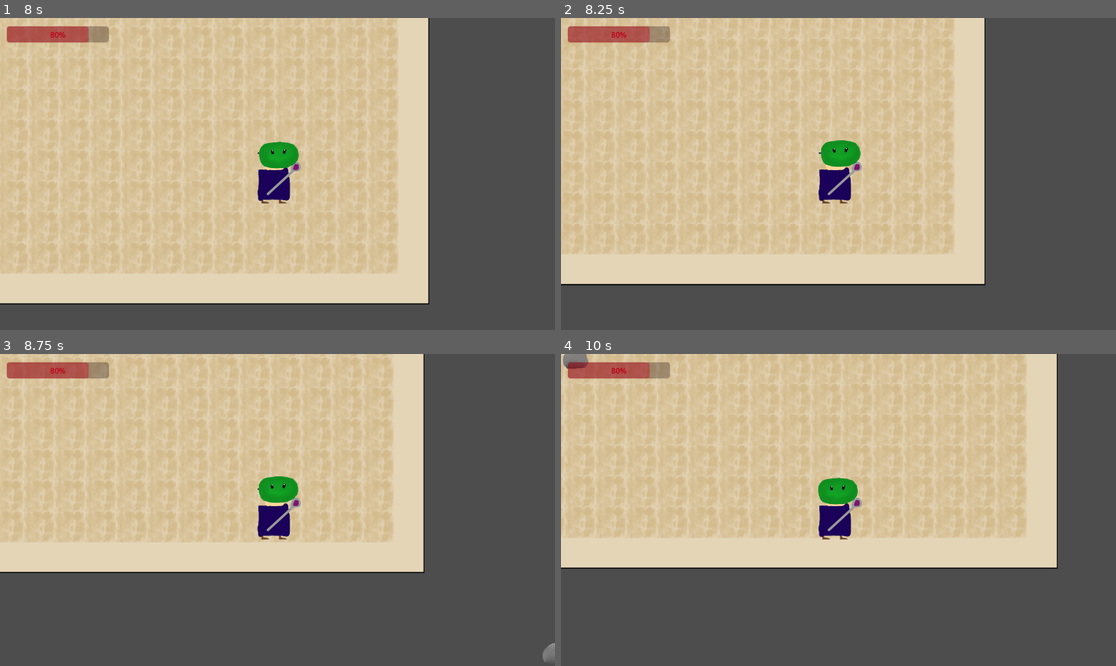
Above: before the commit, frames 1-4 (two rows, left to right).
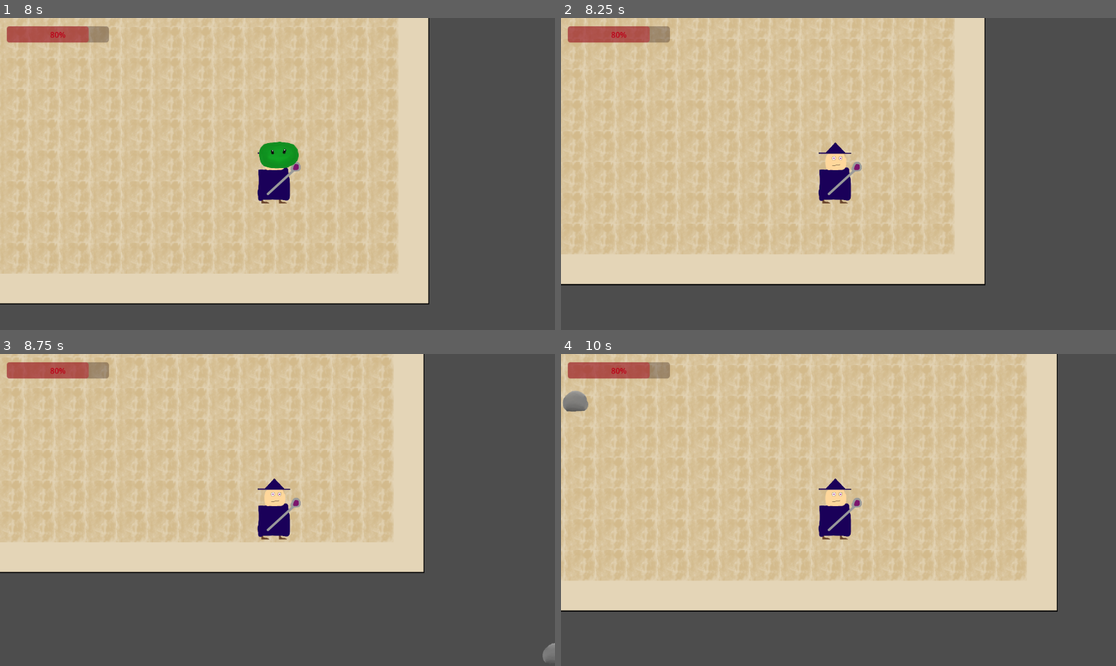
Above: after the commit, the same moments.

Repository: nuaht1/Eksamens-Projekt
Game: Godot game, scene res://node_2d.tscn
Two runs of this game, one before a commit and one after it. Both use one fixed random seed, a clock stepped at 60 frames per second and the inputs below.
Inputs (mouse positions are in pixels of both pictures, inside the frame that each line leads up to):
- Up to frame 1 (8 s): move the mouse to (399, 158) at 0.52 s; hold Right (ui_right) 0.53-1.28 s; click (399, 158) at 0.67 s; move the mouse to (166, 189) at 1.27 s; hold Down (ui_down) 1.28-2.03 s; click (166, 189) at 1.42 s; move the mouse to (333, 105) at 2.02 s; hold Right (ui_right) 2.03-2.78 s; click (333, 105) at 2.17 s; move the mouse to (249, 236) at 2.77 s; hold Up (ui_up) 2.78-3.53 s; click (249, 236) at 2.92 s; move the mouse to (444, 220) at 3.52 s; hold Left (ui_left) 3.53-5.03 s; click (444, 220) at 3.67 s; move the mouse to (111, 127) at 4.27 s; click (111, 127) at 4.42 s; tap Enter at 5 s; move the mouse to (305, 174) at 5.02 s; hold Down (ui_down) 5.03-5.78 s; click (305, 174) at 5.17 s; move the mouse to (194, 96) at 5.77 s; hold Right (ui_right) 5.78-6.53 s; click (194, 96) at 5.92 s; move the mouse to (399, 158) at 6.52 s; hold Up (ui_up) 6.53-7.28 s; click (399, 158) at 6.67 s; tap Space at 7.25 s; move the mouse to (166, 189) at 7.27 s; hold Right (ui_right) from 7.28 s (still down); click (166, 189) at 7.42 s
- Up to frame 2 (8.25 s): move the mouse to (894, 105) at 8.02 s; release Right (ui_right) at 8.03 s; hold Down (ui_down) from 8.03 s (still down); click (894, 105) at 8.17 s
- Up to frame 3 (8.75 s): keep holding Down (ui_down)
- Up to frame 4 (10 s): move the mouse to (810, 572) at 8.77 s; release Down (ui_down) at 8.78 s; hold Left (ui_left) 8.78-9.53 s; click (810, 572) at 8.92 s; move the mouse to (1005, 556) at 9.52 s; hold Up (ui_up) from 9.53 s (still down); click (1005, 556) at 9.67 s

Frame 1 is identical in both runs. In frame 2, 0.5% of the frame differs, in the area x 46-55%, y 39-48%; in frame 3, 0.5%; in frame 4, 22%, in the area x 0-90%, y 0-83%.

Commit message:
Water spell

Diff:
--- a/eksamens-projekt/acid_slime.gd
+++ b/eksamens-projekt/acid_slime.gd
@@ -1,11 +1,21 @@
 extends CharacterBody2D
 
 @export var speed: float = 100.0
+@export var max_health: int = 100
 
 @onready var agent: NavigationAgent2D = $NavigationAgent2D
 @onready var player: Node2D = get_tree().get_first_node_in_group("player")
 
+var current_health: int
+var can_attack: bool = true
+@export var attack_cooldown: float = 1.0  # seconds
+
 func _ready() -> void:
+	# Initialize health and enemy group
+	current_health = max_health
+	add_to_group("enemy")
+
+	# First path target
 	if player:
 		agent.target_position = player.global_position
 
@@ -13,25 +23,30 @@
 	if not player:
 		return
 
-	# Continuously update target to follow player
+	# Continuously chase the player
 	agent.target_position = player.global_position
-
-	# Get the next path point
-	var direction = agent.get_next_path_position() - global_position
-
-	if direction.length() > 1.0:
-		velocity = direction.normalized() * speed
+	var dir = agent.get_next_path_position() - global_position
+	if dir.length() > 1.0:
+		velocity = dir.normalized() * speed
 		move_and_slide()
 	else:
 		velocity = Vector2.ZERO
 
-
-var can_attack = true
-@export var attack_cooldown := 1.0  # seconds
-
 func _on_area_2d_body_entered(body: Node) -> void:
+	# Enemy melee damage with cooldown
 	if body.is_in_group("player") and can_attack:
 		can_attack = false
 		body.take_damage(20)
 		await get_tree().create_timer(attack_cooldown).timeout
 		can_attack = true
+
+func take_damage(amount: int) -> void:
+	# Called by WaterSpell or other attacks
+	current_health -= amount
+	print("Slime took %d damage, health now %d" % [amount, current_health])
+	if current_health <= 0:
+		die()
+
+func die() -> void:
+	# You could spawn particles or play a sound here
+	queue_free()
--- a/eksamens-projekt/acid_slime.tscn
+++ b/eksamens-projekt/acid_slime.tscn
@@ -9,7 +9,7 @@
 [sub_resource type="RectangleShape2D" id="RectangleShape2D_aq6m0"]
 size = Vector2(77, 50)
 
-[node name="Acid_Slime" type="CharacterBody2D"]
+[node name="Acid_Slime" type="CharacterBody2D" groups=["enemy"]]
 position = Vector2(316, 156)
 script = ExtResource("1_aq6m0")
 
--- a/eksamens-projekt/player.gd
+++ b/eksamens-projekt/player.gd
@@ -1,19 +1,28 @@
+# player.gd
 extends CharacterBody2D
 
+# ——————————————————————————————————————————————————————————————
+# UI & Health
 @onready var health_bar = get_node("/root/Node2D/UI/HealthBar")
+@export var max_health: int = 100
+var current_health: int
 
+# ——————————————————————————————————————————————————————————————
+# Movement
 @export var move_speed: float = 200.0
-@export var max_health: int = 100
 
-var current_health: int
+# ——————————————————————————————————————————————————————————————
+# WaterSpell
+# Preload your projectile scene (rename your .tscn to WaterSpell.tscn)
+var WaterSpellScene: PackedScene = preload("res://water_spell.tscn")
 
 func _ready() -> void:
 	current_health = max_health
 	update_health_bar()
 
 func _physics_process(_delta: float) -> void:
+	# PLAYER MOVEMENT
 	var direction = Vector2.ZERO
-
 	if Input.is_action_pressed("ui_right"):
 		direction.x += 1
 	if Input.is_action_pressed("ui_left"):
@@ -22,21 +31,33 @@
 		direction.y += 1
 	if Input.is_action_pressed("ui_up"):
 		direction.y -= 1
-
 	direction = direction.normalized()
 	velocity = direction * move_speed
 	move_and_slide()
 
+func _input(event: InputEvent) -> void:
+	# WATER SPELL ON LEFT CLICK
+	if event is InputEventMouseButton:
+		if event.button_index == MOUSE_BUTTON_LEFT and event.pressed:
+			var spell = WaterSpellScene.instantiate()
+			# Add it into the same parent as the player (world)
+			get_parent().add_child(spell)
+			# Spawn at the player's position
+			spell.global_position = global_position
+			# Aim toward the mouse
+			var to_mouse = (get_global_mouse_position() - global_position).normalized()
+			spell.direction = to_mouse
+
+# ——————————————————————————————————————————————————————————————
+# DAMAGE & DEATH
+
 func take_damage(amount: int) -> void:
 	current_health -= amount
-	print("Player took", amount, "damage. Health now:", current_health)
-
 	if current_health < 0:
 		current_health = 0
-
+	print("Player took", amount, "damage — now at", current_health)
 	update_health_bar()
-
-	if current_health <= 0:
+	if current_health == 0:
 		die()
 
 func die() -> void:
@@ -45,4 +66,5 @@
 
 func update_health_bar() -> void:
 	if health_bar:
+		health_bar.max_value = max_health
 		health_bar.value = current_health
--- /dev/null
+++ b/eksamens-projekt/water_spell.gd
@@ -0,0 +1,34 @@
+extends Area2D
+
+@export var speed: float = 500.0
+var direction: Vector2 = Vector2.ZERO
+
+func _ready() -> void:
+	# Ensure this Area2D actually monitors bodies
+	monitoring = true
+
+	# Prepare a Callable to our handler
+	var cb = Callable(self, "_on_body_entered")
+	# Only connect once
+	if not is_connected("body_entered", cb):
+		connect("body_entered", cb)
+
+	# Debug print so we know it loaded
+	print("WaterSpell ready; layer:", collision_layer, " mask:", collision_mask)
+
+func _physics_process(delta: float) -> void:
+	# Move
+	position += direction * speed * delta
+
+	# Auto‐free if offscreen
+	if not get_viewport_rect().has_point(global_position):
+		print("WaterSpell offscreen, freeing")
+		queue_free()
+
+func _on_body_entered(body: Node) -> void:
+	print("WaterSpell collided with:", body.name, " in group enemy?", body.is_in_group("enemy"))
+	if body.is_in_group("enemy"):
+		print(" → hit an enemy, calling take_damage()")
+		body.take_damage(20)
+	# In any case, destroy the spell
+	queue_free()
--- /dev/null
+++ b/eksamens-projekt/water_spell.tscn
@@ -0,0 +1,21 @@
+[gd_scene load_steps=4 format=3 uid="uid://6ncabvvqhph8"]
+
+[ext_resource type="Script" uid="uid://dvyis440j3bv5" path="res://water_spell.gd" id="1_b2h18"]
+[ext_resource type="Texture2D" uid="uid://bp06rd5i763lg" path="res://Acid Slime.png" id="2_8h5wh"]
+
+[sub_resource type="CapsuleShape2D" id="CapsuleShape2D_i5veo"]
+radius = 15.0
+height = 32.0
+
+[node name="WaterSpell" type="Area2D"]
+script = ExtResource("1_b2h18")
+
+[node name="Sprite2D" type="Sprite2D" parent="."]
+position = Vector2(1, 2)
+scale = Vector2(0.164063, 0.164063)
+texture = ExtResource("2_8h5wh")
+
+[node name="CollisionShape2D" type="CollisionShape2D" parent="."]
+shape = SubResource("CapsuleShape2D_i5veo")
+
+[connection signal="body_entered" from="." to="." method="_on_body_entered"]
Not shown, added: eksamens-projekt/water_spell.gd.uid
